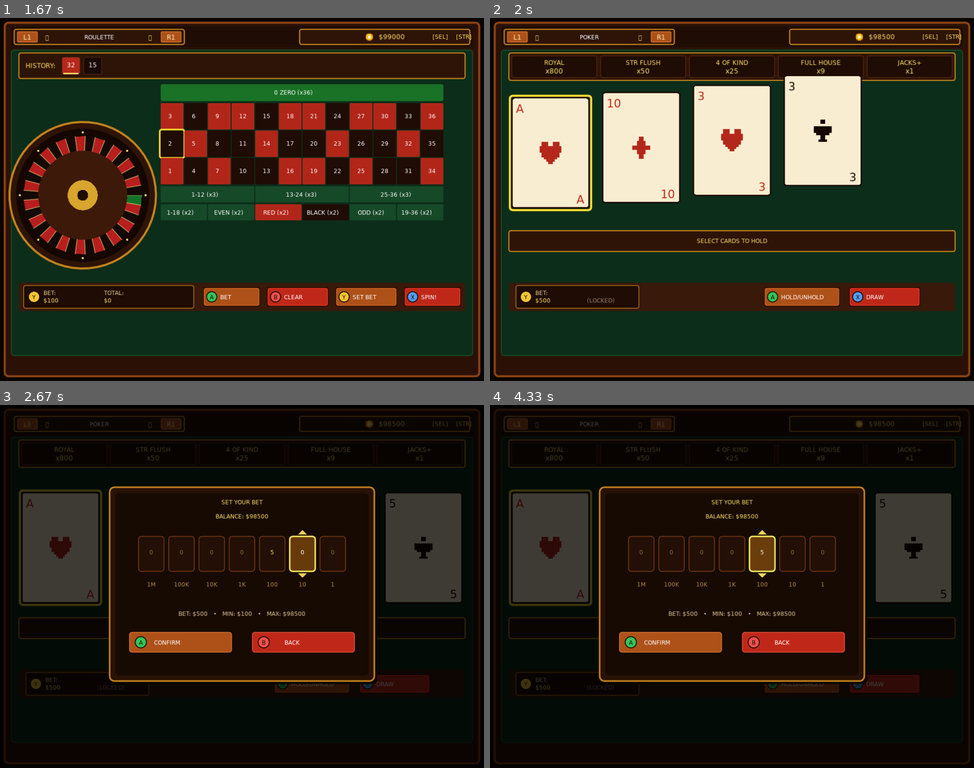
Above: before the commit, frames 1-4 (two rows, left to right).
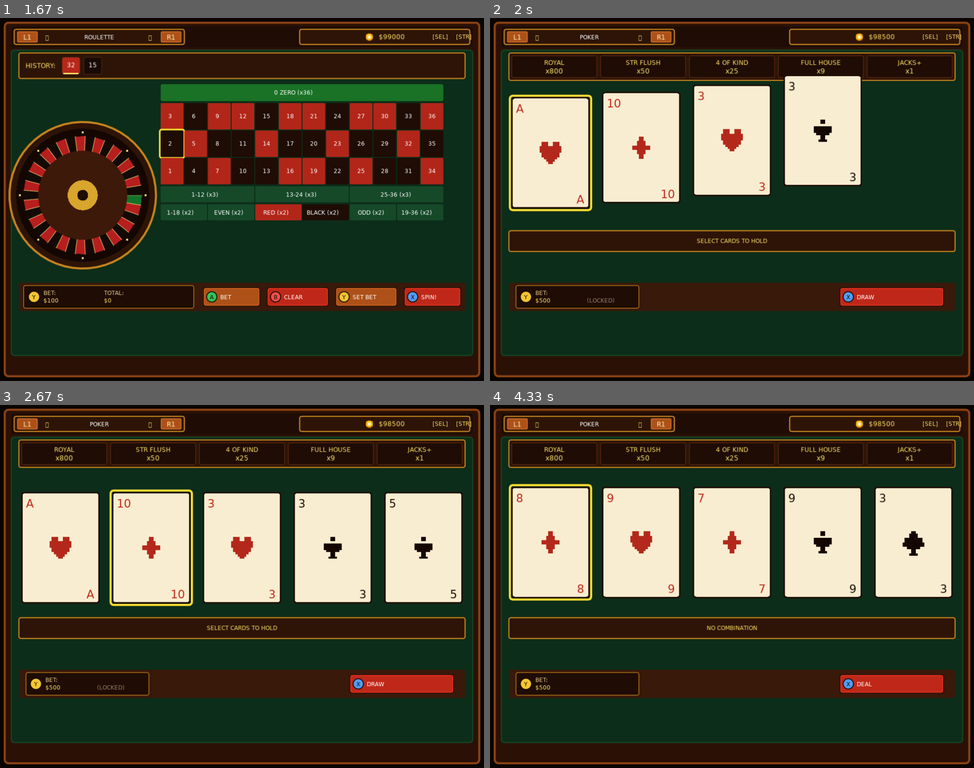
Above: after the commit, the same moments.

Repository: byMr712/SlotGame-PortMaster
Game: LÖVE game, started from casino/main.lua
Two runs of this game, one before a commit and one after it. Both use one fixed random seed, a clock stepped at 60 frames per second and the inputs below.
Inputs (mouse positions are in pixels of both pictures, inside the frame that each line leads up to):
- Up to frame 1 (1.67 s): hold Right 0.33-0.8 s; click "PLAY" at 0.88 s; tap E at 1.17, 1.5 s
- Up to frame 2 (2 s): tap E at 1.83 s
- Up to frame 3 (2.67 s): hold Y 2.17-2.63 s; hold Right 2.17-2.63 s
- Up to frame 4 (4.33 s): hold Right 2.67-3.13 s; hold Left 3.17-3.7 s; click (606, 452) at 3.78 s; hold Left from 4.07 s (still down); tap X at 4.13 s

Frame 1 is identical in both runs. In frame 2, 1.2% of the frame differs, in the area x 56-94%, y 74-80%; in frame 3, 84%; in frame 4, 85%, in the area x 0-100%, y 1-99%.

Commit message:
fix(poker): default pointer to card 1 on deal, hold on A without on-screen prompts

Diff:
--- a/casino/src/games/poker.lua
+++ b/casino/src/games/poker.lua
@@ -116,6 +116,7 @@
             table.insert(poker.hand, c)
         end
         poker.holds = { false, false, false, false, false }
+        poker.focusCard = 1
         poker.phase = "draw"
         poker.comboText = "SELECT CARDS TO HOLD"
     else
@@ -257,7 +258,7 @@
             local oldFont = love.graphics.getFont()
             local cFont = getCardFont()
             if cFont then love.graphics.setFont(cFont) end
-            local lbl = string.format("[%d]", i)
+            local lbl = "CARD " .. i
             local lw = love.graphics.getFont():getWidth(lbl)
             love.graphics.print(lbl, x + (cw - lw) / 2, startY + 100)
             love.graphics.setFont(oldFont)
@@ -338,13 +339,16 @@
         love.graphics.print(label, bx + 36, cy - 7)
     end
 
-    drawGameBtn(580, 570, 160, 40, {0.68, 0.32, 0.1}, {0.2, 0.78, 0.35}, "A", "HOLD/UNHOLD")
     local drawLabel = (poker.phase == "draw") and "DRAW" or "DEAL"
-    drawGameBtn(760, 570, 150, 40, {0.75, 0.16, 0.1}, {0.32, 0.62, 0.96}, "X", drawLabel)
+    drawGameBtn(740, 570, 220, 40, {0.75, 0.16, 0.1}, {0.32, 0.62, 0.96}, "X", drawLabel)
 end
 
 function poker.keypressed(key)
     if key == "y" then
+        if poker.phase == "draw" then
+            audio.play("fail")
+            return
+        end
         betModal.open(poker.bet, 100, economy.getBalance(), function(newBet)
             poker.bet = newBet
         end)
@@ -393,16 +397,8 @@
         end
     end
 
-    -- Кнопки действий:
-    -- HOLD / UNHOLD (A): 580, 570, 160, 40
-    if x >= 580 and x <= 740 and y >= 570 and y <= 610 then
-        if poker.phase == "draw" then
-            poker.holds[poker.focusCard] = not poker.holds[poker.focusCard]
-            audio.play("click")
-        end
-        return true
-    -- DRAW / DEAL (X): 760, 570, 150, 40
-    elseif x >= 760 and x <= 910 and y >= 570 and y <= 610 then
+    -- Кнопка DRAW / DEAL (X): 740, 570, 220, 40
+    if x >= 740 and x <= 960 and y >= 570 and y <= 610 then
         poker.drawOrDeal()
         return true
     end
